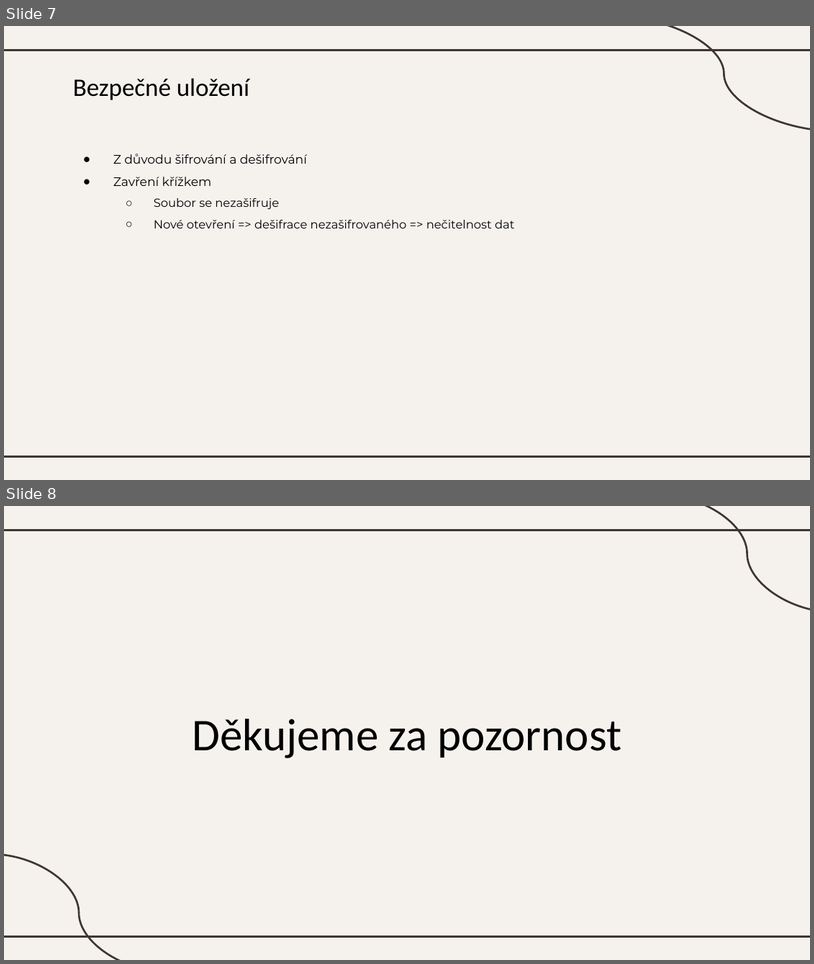
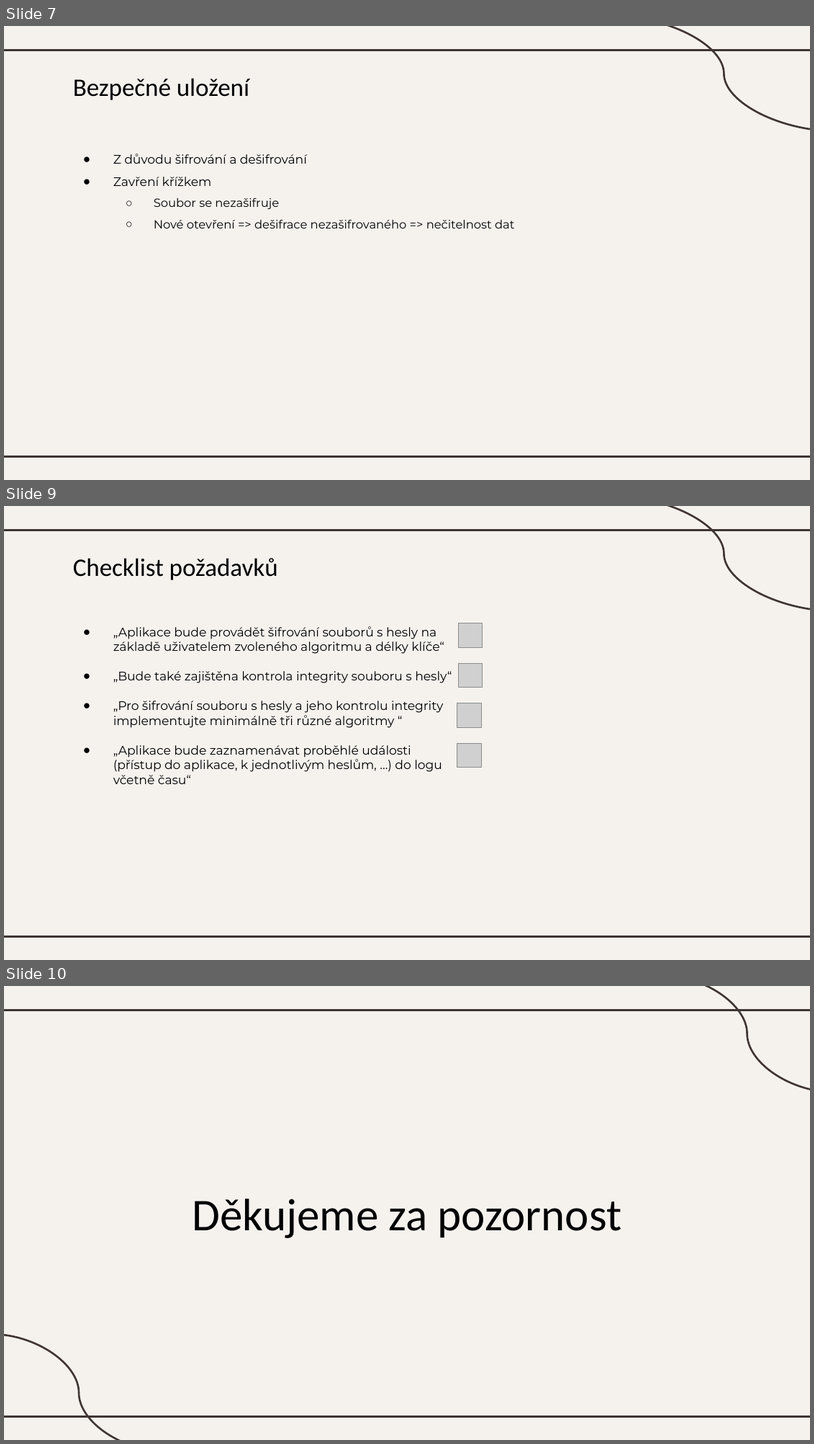
Before and after one commit to VojtechVac/AKR_Project, a slide deck: Prezentace.PPTX. Shown one above the other, each under a label of ours: slides 7 and 8 before the commit, slides 7, 9 and 10 after it; the slides between them are not shown. The pictures are 814x964 and 814x1444 pixels, drawn with LibreOffice and Linux fonts; fonts in the diff are those of the drawing; grey boxes stand for pictures. Boxes give left, top, right and bottom in pixels: in the first picture for what was removed or moved away, otherwise in the second. Text is boxed around its words. In the diff, an @@ line names an element or a change of style, - is before the commit and + after.

Commit message:
Přidán slide na Logování a slide s checklistem požadavků projektu

```diff
--- a/Prezentace.PPTX
+++ b/Prezentace.PPTX
@@ slide 9 added at [4, 506, 810, 960], background #F5F2EE; not listed: 3 template elements that a slide beside it also shows @@
@@ title added at [73, 558, 278, 580], 30 pt, text #000000 @@
+Checklist požadavků
@@ text added at [113, 626, 452, 784], 14.7 pt, text #000000 @@
+● „Aplikace bude provádět šifrování souborů s hesly na základě uživatelem zvoleného algoritmu a délky klíče“
+● „Bude také zajištěna kontrola integrity souboru s hesly“
+● „Pro šifrování souboru s hesly a jeho kontrolu integrity implementujte minimálně tři různé algoritmy “
+● „Aplikace bude zaznamenávat proběhlé události (přístup do aplikace, k jednotlivým heslům, …) do logu včetně času“
@@ picture added at [458, 623, 483, 648] @@
@@ picture added at [458, 663, 483, 687] @@
@@ picture added at [457, 703, 481, 728] @@
@@ picture added at [457, 743, 481, 767] @@
@@ what was slide 8 is now slide 10 @@
```
Also in this commit, not shown: 1 other slide added.
